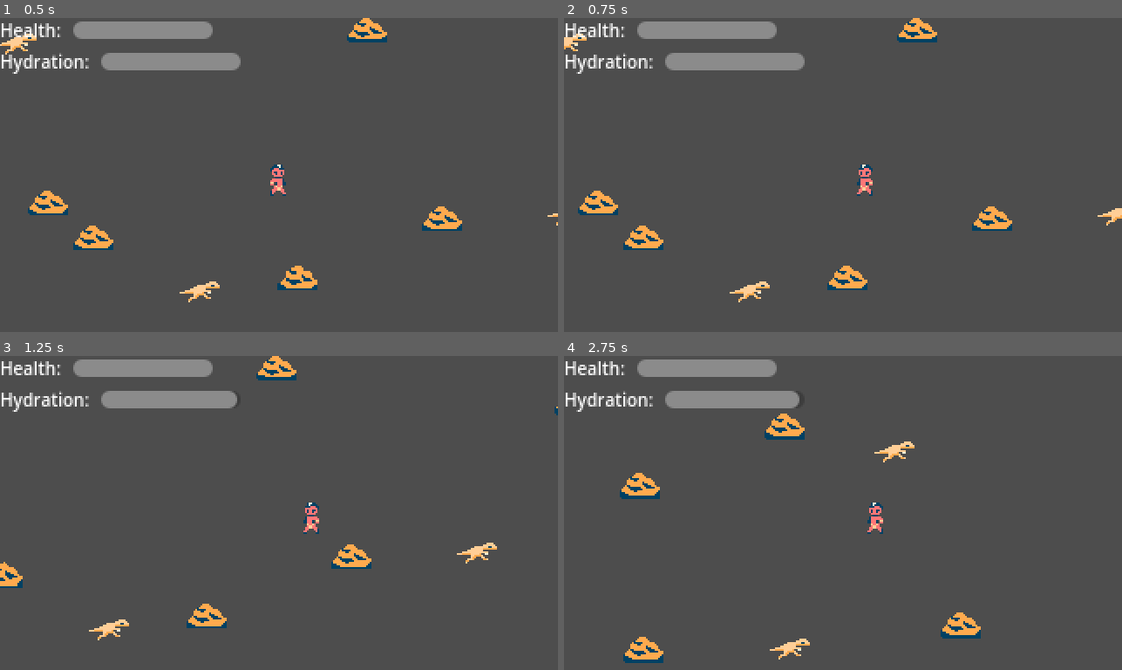
Above: before the commit, frames 1-4 (two rows, left to right).
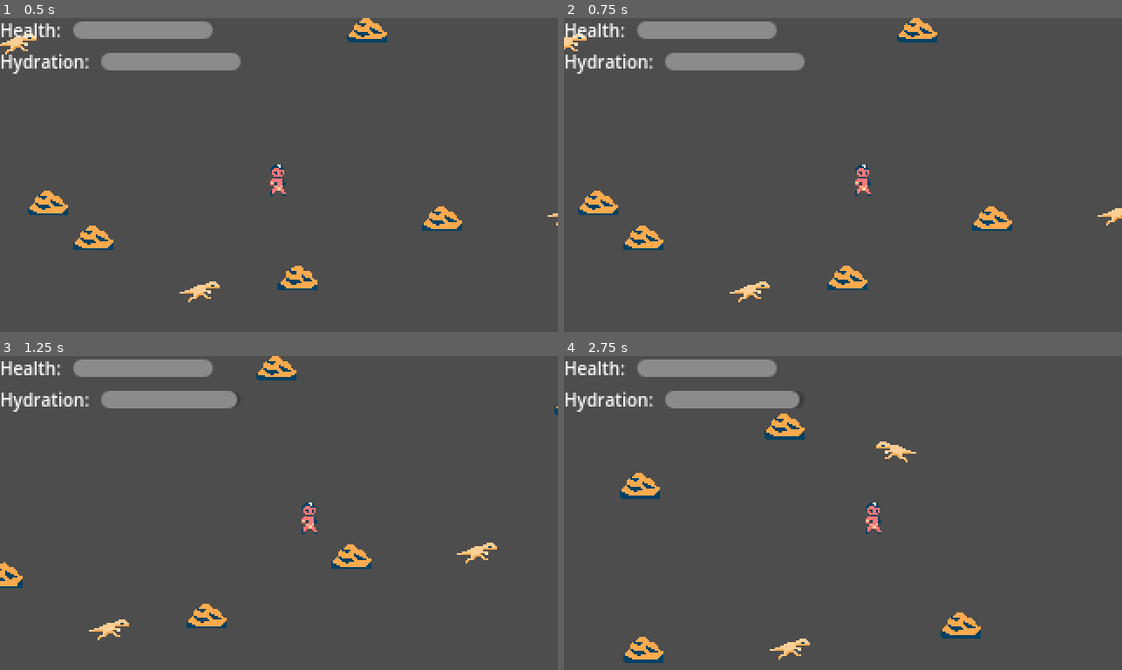
Above: after the commit, the same moments.

Repository: jonathandavidlewis/micro-survival
Game: Godot game, scene res://main_level.tscn
Same seed, same stepped clock (60 frames per second), same inputs: the game is played once before the commit and once after it.
Inputs:
- Up to frame 1 (0.5 s): no input
- Up to frame 2 (0.75 s): tap Enter at 0.5 s; hold D (right) from 0.53 s (still down); hold E (interact) from 0.53 s (still down)
- Up to frame 3 (1.25 s): keep holding D (right); keep holding E (interact)
- Up to frame 4 (2.75 s): release D (right) at 1.28 s; release E (interact) at 1.28 s; hold S (down) 1.28-2.03 s; tap E (interact) at 1.35 s; hold D (right) from 2.03 s (still down); hold E (interact) from 2.03 s (still down)

Frame 1 is identical in both runs. In frame 2, 0.1% of the frame differs, in the area x 52-56%, y 46-57%; in frame 3, 0.1%; in frame 4, 0.3%, in the area x 54-64%, y 27-57%.

Commit message:
Fix facing direction

Diff:
--- a/project/enemy/enemy.gd
+++ b/project/enemy/enemy.gd
@@ -26,8 +26,10 @@
 
     detector.look_at(target.global_position)
     direction = global_position.direction_to(target.global_position)
+    velocity = direction * speed
+  else:
+    velocity = Vector2.ZERO
 
-  velocity = direction * speed
   var translation = velocity * delta
   position = position + translation
 
--- a/project/flipper.gd
+++ b/project/flipper.gd
@@ -30,13 +30,13 @@
     return translation_base.velocity.x < 0
 
 func _is_facing_left():
-    return translation_target.global_transform.x.x == -1
+    return translation_target.global_transform.x.x == 1
 
 func _is_facing_right():
     return not _is_facing_left()
 
 func _face_left():
-    translation_target.global_transform.x.x = -1
+    translation_target.global_transform.x.x = 1
 
 func _face_right():
-    translation_target.global_transform.x.x = 1
+    translation_target.global_transform.x.x = -1
